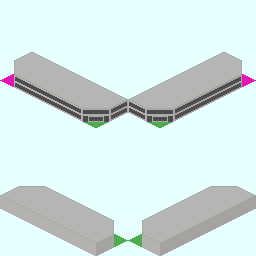
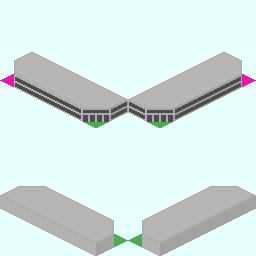
Layer changes from the first w=256, h=256 image to the second:
painted on "Base_Plate_1x3.png" over [83, 113, 173, 122]
